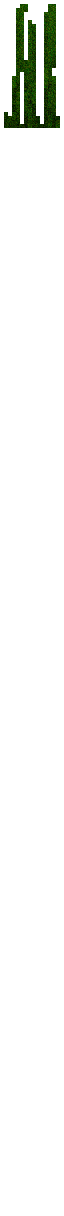
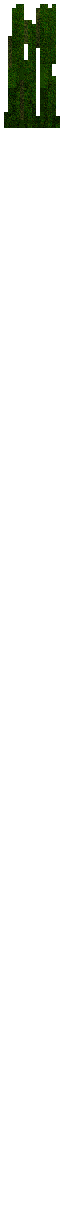
Before/after of a 64 × 1216 layered artwork. What changed in the layer stack:
renamed "9-12 #1" to "9-12 (confirmed) #1", hid the group it (4 layers) over [left=16, top=4, right=56, bottom=64]
showed group "13-16 #1" (4 layers) over [left=8, top=4, right=56, bottom=64]
renamed "9-12 #3" to "9-12 (confirmed)", hid the group it (4 layers) over [left=4, top=64, right=60, bottom=128]
showed group "13-16 #3" (4 layers) over [left=4, top=64, right=60, bottom=128]
